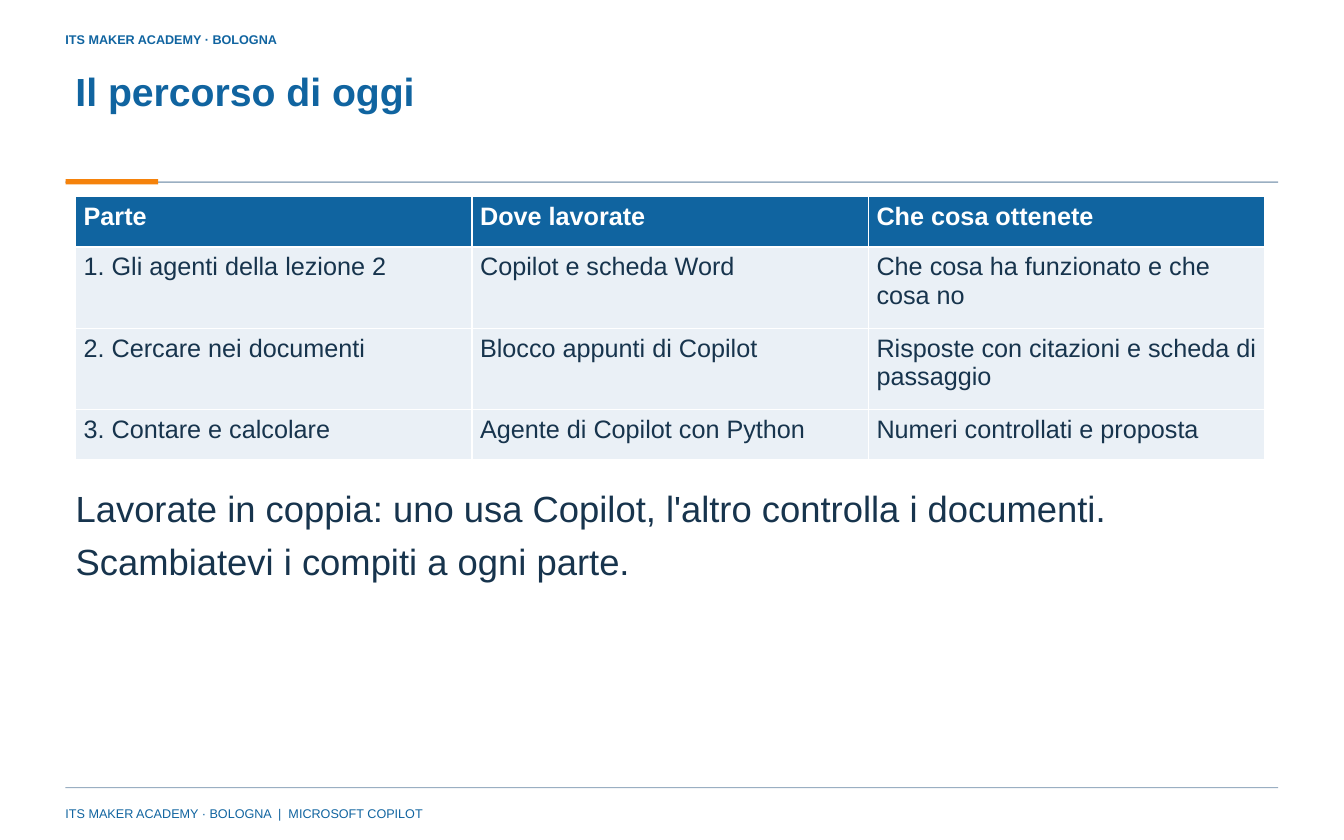
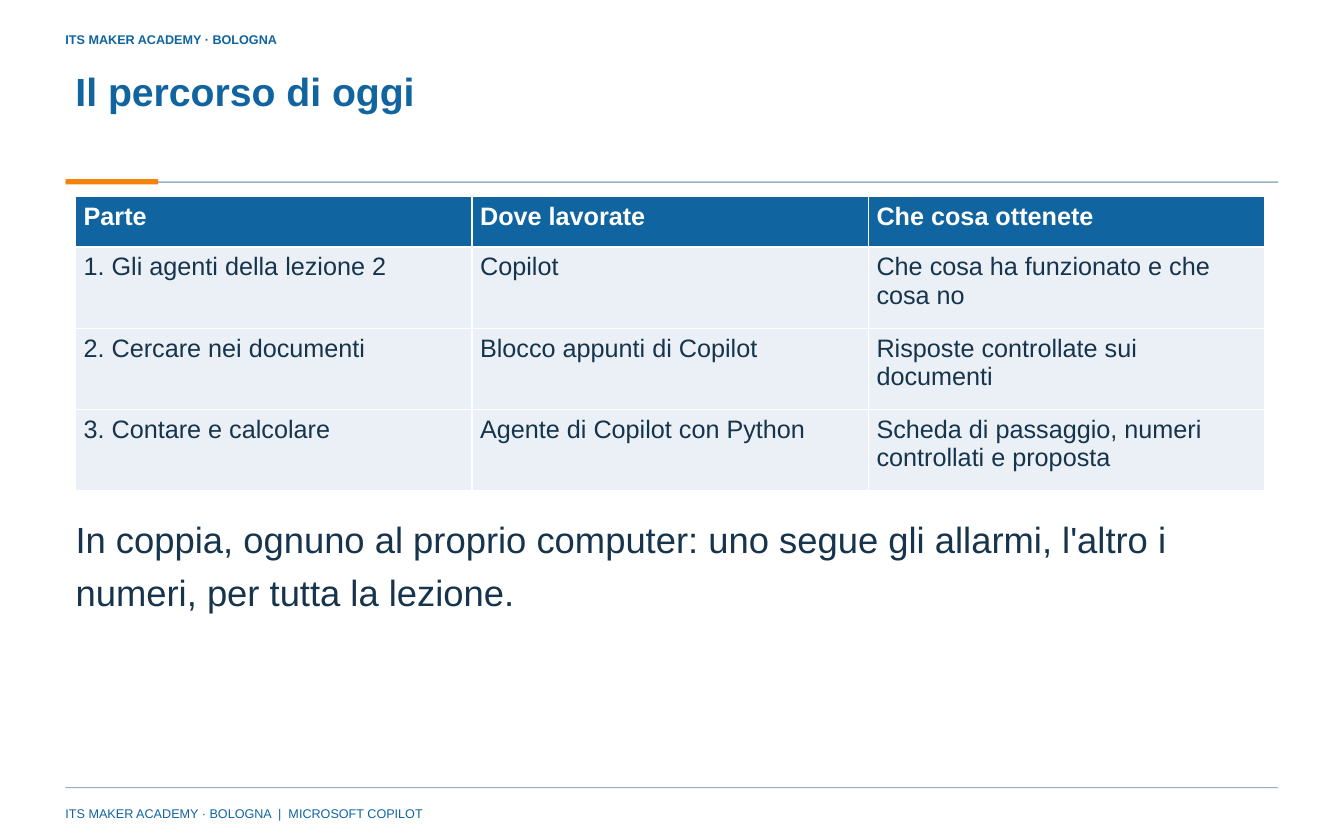
Before and after one commit to franzo9393/ITSCorso_UnslothStudio-Git, a slide deck: slide 3 of lezione 3 - RAG e calcolo deterministico/Lezione3_Blocco_appunti_e_agente_Python_P03_ITS_MAKER.pptx. Drawn at 1344x840 pixels with LibreOffice and Linux fonts; fonts in the diff are those of the drawing; background and template pictures are left out. Boxes give left, top, right and bottom in pixels: in the first picture for what was removed or moved away, otherwise in the second. Text is boxed around its words. In the diff, an @@ line names an element or a change of style, - is before the commit and + after.

```diff
--- a/lezione 3 - RAG e calcolo deterministico/Lezione3_Blocco_appunti_e_agente_Python_P03_ITS_MAKER.pptx
+++ b/lezione 3 - RAG e calcolo deterministico/Lezione3_Blocco_appunti_e_agente_Python_P03_ITS_MAKER.pptx
@@ table at [76, 197, 1264, 491] @@
-row 2, column 2: Copilot e scheda Word
+row 2, column 2: Copilot
-row 3, column 3: Risposte con citazioni e scheda di passaggio
+row 3, column 3: Risposte controllate sui documenti
-row 4, column 3: Numeri controllati e proposta
+row 4, column 3: Scheda di passaggio, numeri controllati e proposta
@@ text at [76, 526, 1166, 613]: text changed @@
-Lavorate in coppia: uno usa Copilot, l'altro controlla i documenti. Scambiatevi i compiti a ogni parte.
+In coppia, ognuno al proprio computer: uno segue gli allarmi, l'altro i numeri, per tutta la lezione.
```
Also in this commit, not shown: 6 other slides changed, 2 slides added, 3 slides removed, 16 other files.
